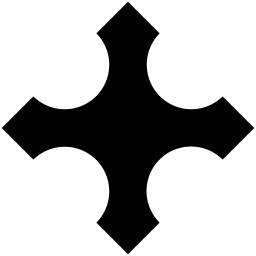
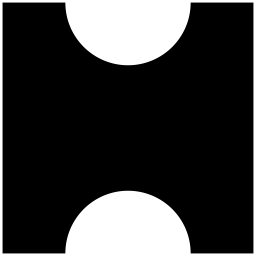
Revision of a layered 256 x 256 image; what changed, layer by layer:
painted on "logo" over <box>1,1,255,255</box>
